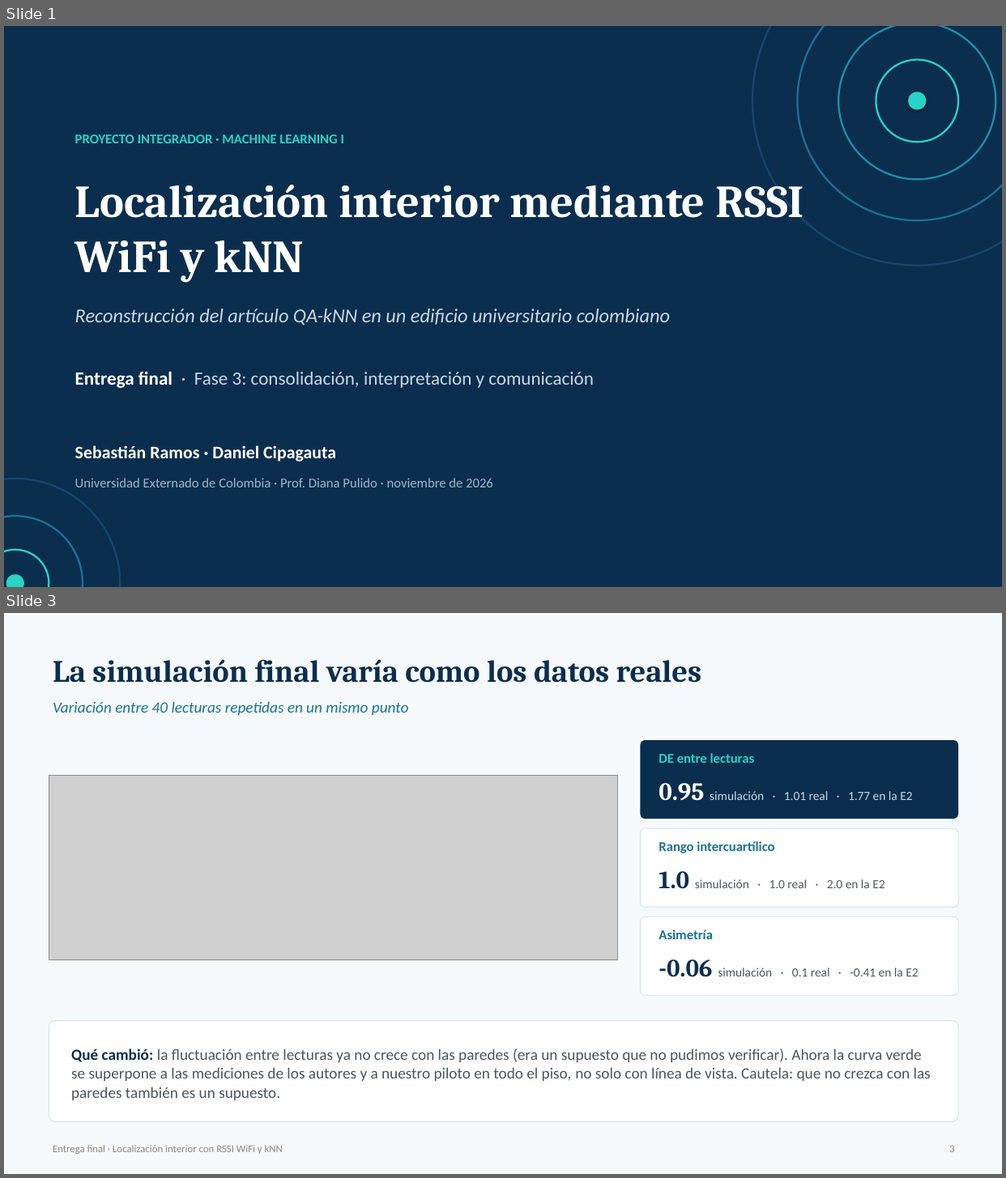
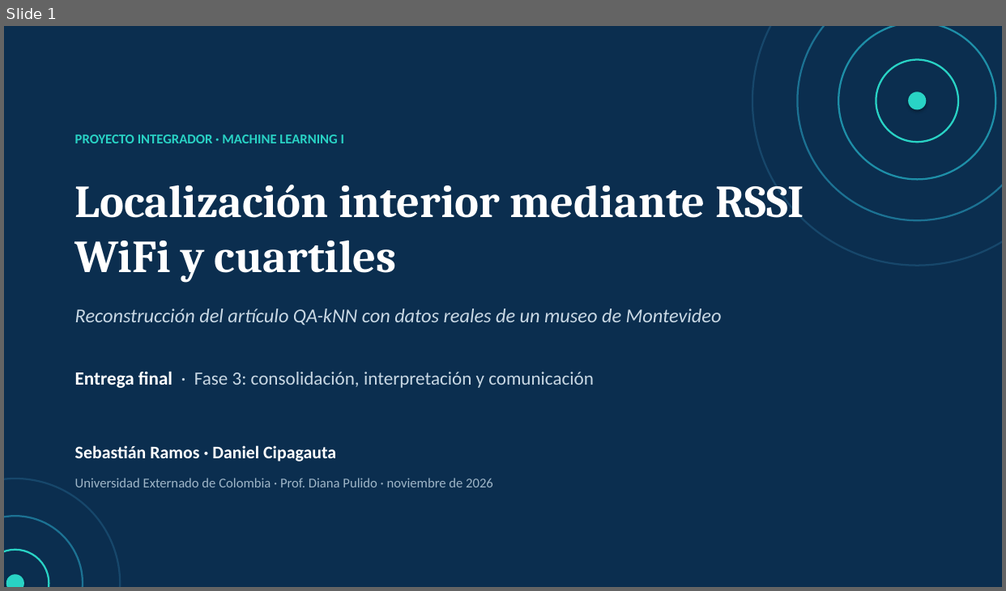
Before and after one commit to danielo2858-spec/ml1-localizacion-qaknn, a slide deck: Entrega_Final_Presentacion.pptx. Shown one above the other, each under a label of ours: slides 1 and 3 before the commit, slide 1 after it; the slides between them are not shown. The pictures are 1006x1178 and 1006x591 pixels, drawn with LibreOffice and Linux fonts; fonts in the diff are those of the drawing; grey boxes stand for pictures. Boxes give left, top, right and bottom in pixels: in the first picture for what was removed or moved away, otherwise in the second. Text is boxed around its words. In the diff, an @@ line names an element or a change of style, - is before the commit and + after.

```diff
--- a/Entrega_Final_Presentacion.pptx
+++ b/Entrega_Final_Presentacion.pptx
@@ slide 3 removed at [4,613,1002,1174], background #F5F9FB @@
@@ text removed at [53,659,702,683] @@
-La simulación final varía como los datos reales
@@ text removed at [53,701,409,715] @@
-Variación entre 40 lecturas repetidas en un mismo punto
@@ rounded rectangle removed at [641,740,958,819] @@
@@ text removed at [658,753,755,763] @@
-DE entre lecturas
@@ picture removed at [49,776,618,960] @@
@@ text removed at [658,783,912,801] @@
-0.95 simulación · 1.01 real · 1.77 en la E2
@@ rounded rectangle removed at [641,828,958,907] @@
@@ text removed at [658,841,774,854] @@
-Rango intercuartílico
@@ text removed at [658,871,884,889] @@
-1.0 simulación · 1.0 real · 2.0 en la E2
@@ rounded rectangle removed at [641,917,958,995] @@
@@ text removed at [658,930,713,939] @@
-Asimetría
@@ text removed at [658,960,918,977] @@
--0.06 simulación · 0.1 real · -0.41 en la E2
@@ rounded rectangle removed at [49,1021,958,1122] @@
@@ text removed at [71,1049,931,1101] @@
-Qué cambió: la fluctuación entre lecturas ya no crece con las paredes (era un supuesto que no pudimos verificar). Ahora la curva verde se superpone a las mediciones de los autores y a nuestro piloto en todo el piso, no solo con línea de vista. Cautela: que no crezca con las paredes también es un supuesto.
@@ text removed at [53,1145,283,1154] @@
-Entrega final · Localización interior con RSSI WiFi y kNN
@@ text removed at [949,1146,954,1152] @@
-3
@@ slide 1 changed as well @@
@@ text at [75,185,804,282]: text changed @@
-Localización interior mediante RSSI WiFi y kNN
+Localización interior mediante RSSI WiFi y cuartiles
@@ text at [75,309,722,326]: text changed @@
-Reconstrucción del artículo QA-kNN en un edificio universitario colombiano
+Reconstrucción del artículo QA-kNN con datos reales de un museo de Montevideo
```
Also in this commit, not shown: 10 other slides changed, 1 slide added, 2 other slides removed, 15 other files.
